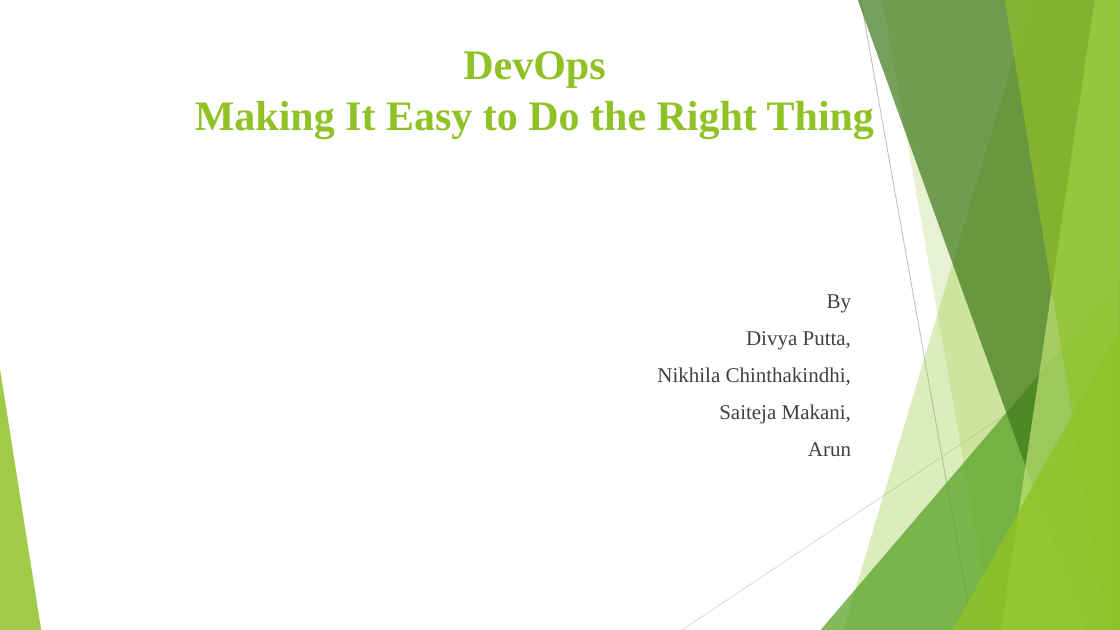
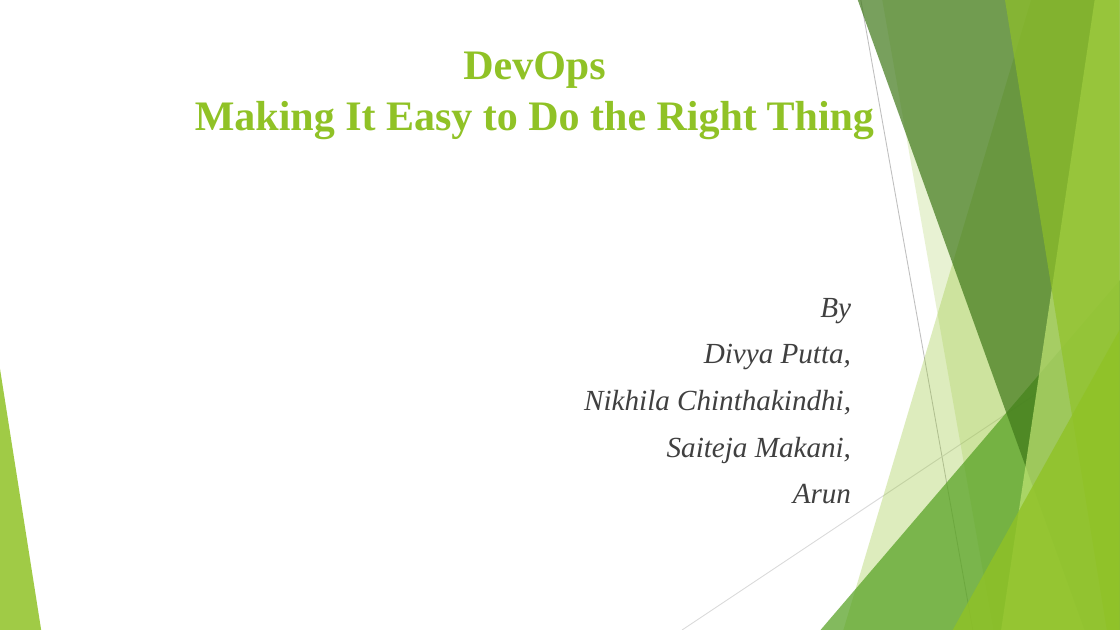
Before and after one commit to BMTechno/Advanced-Software-Engineering-LAB, a slide deck: slide 1 of ase ppt JOURNAL12.pptx. Drawn at 1120x630 pixels with LibreOffice and Linux fonts; fonts in the diff are those of the drawing. Boxes give left, top, right and bottom in pixels: in the first picture for what was removed or moved away, otherwise in the second. Text is boxed around its words. In the diff, an @@ line names an element or a change of style, - is before the commit and + after.

```diff
--- a/ase ppt JOURNAL12.pptx
+++ b/ase ppt JOURNAL12.pptx
@@ text "By" at (x1=584, y1=298, x2=851, y2=504): size 18 to 25 pt, italic on @@
```
Also in this commit, not shown: 3 other slides changed, 12 slides added, 1 slide removed.
